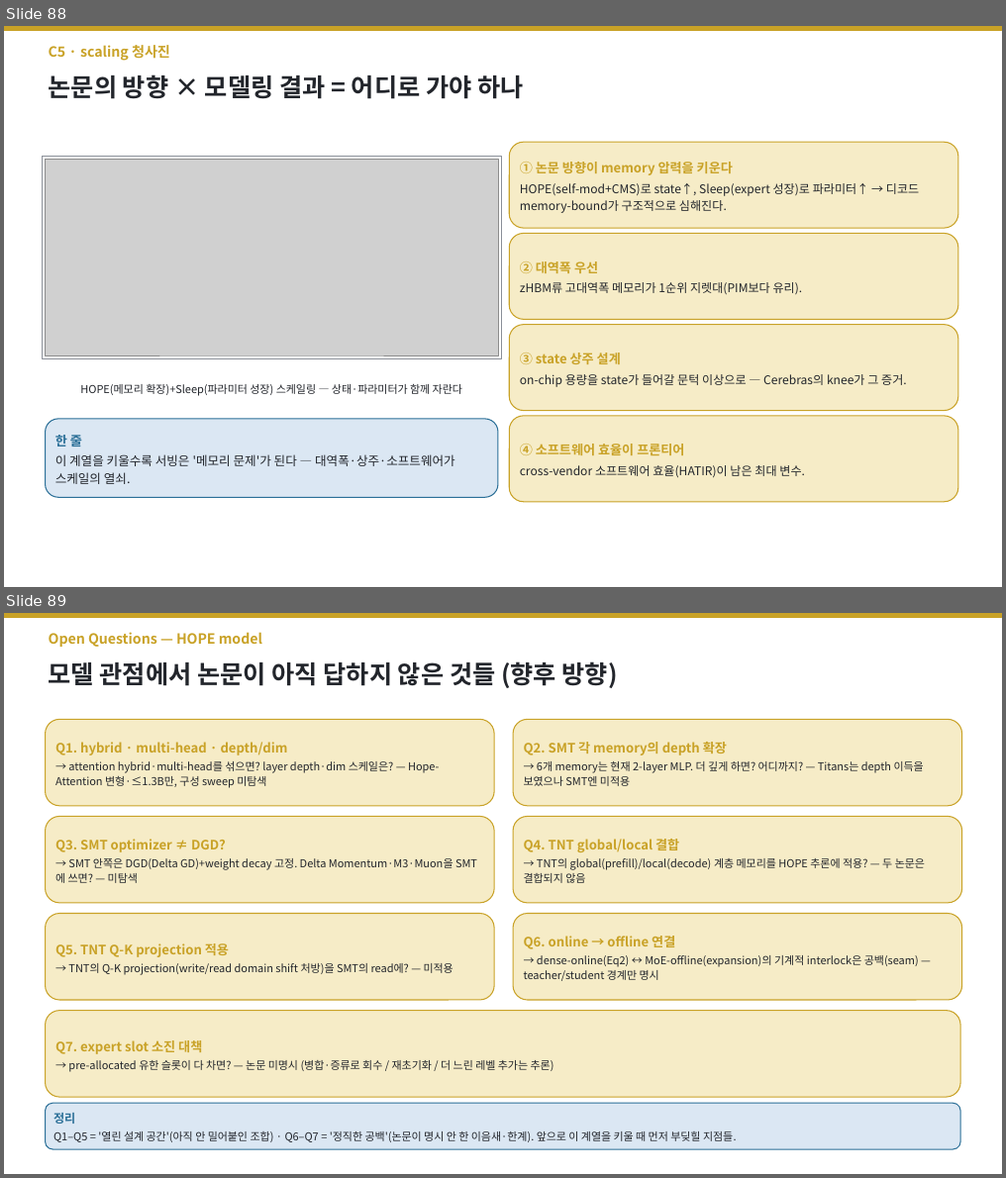
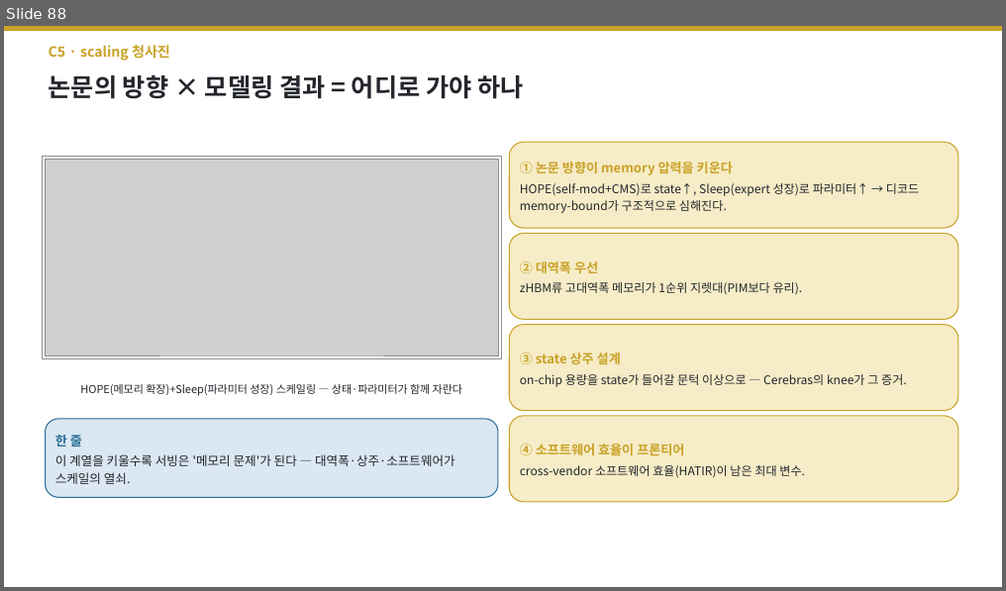
Before and after one commit to jimmylegendary/neural-memory-study, a slide deck: seminar/TTT-seminar.pptx. Shown one above the other, each under a label of ours: slides 88 and 89 before the commit, slide 88 after it. The pictures are 1006x1178 and 1006x591 pixels, drawn with LibreOffice and Linux fonts; fonts in the diff are those of the drawing; grey boxes stand for pictures. Boxes give left, top, right and bottom in pixels: in the first picture for what was removed or moved away, otherwise in the second. Text is boxed around its words. In the diff, an @@ line names an element or a change of style, - is before the commit and + after.

```diff
--- a/seminar/TTT-seminar.pptx
+++ b/seminar/TTT-seminar.pptx
@@ slide 89 removed at [4, 613, 1002, 1174], background #FFFFFF @@
@@ rectangle removed at [4, 613, 1002, 618] @@
@@ text removed at [49, 632, 262, 647] @@
-Open Questions — HOPE model
@@ text removed at [49, 662, 618, 688] @@
-모델 관점에서 논문이 아직 답하지 않은 것들 (향후 방향)
@@ rounded rectangle removed at [46, 719, 494, 806] @@
-Q1. hybrid · multi-head · depth/dim
-→ attention hybrid·multi-head를 섞으면? layer depth·dim 스케일은? — Hope-Attention 변형·≤1.3B만, 구성 sweep 미탐색
@@ rounded rectangle removed at [513, 719, 962, 806] @@
-Q2. SMT 각 memory의 depth 확장
-→ 6개 memory는 현재 2-layer MLP. 더 깊게 하면? 어디까지? — Titans는 depth 이득을 보였으나 SMT엔 미적용
@@ rounded rectangle removed at [46, 817, 494, 903] @@
-Q3. SMT optimizer ≠ DGD?
-→ SMT 안쪽은 DGD(Delta GD)+weight decay 고정. Delta Momentum·M3·Muon을 SMT에 쓰면? — 미탐색
@@ rounded rectangle removed at [513, 817, 962, 903] @@
-Q4. TNT global/local 결합
-→ TNT의 global(prefill)/local(decode) 계층 메모리를 HOPE 추론에 적용? — 두 논문은 결합되지 않음
@@ rounded rectangle removed at [46, 913, 494, 1000] @@
-Q5. TNT Q-K projection 적용
-→ TNT의 Q-K projection(write/read domain shift 처방)을 SMT의 read에? — 미적용
@@ rounded rectangle removed at [513, 913, 962, 1000] @@
-Q6. online → offline 연결
-→ dense-online(Eq2) ↔ MoE-offline(expansion)의 기계적 interlock은 공백(seam) — teacher/student 경계만 명시
@@ rounded rectangle removed at [46, 1011, 960, 1097] @@
-Q7. expert slot 소진 대책
-→ pre-allocated 유한 슬롯이 다 차면? — 논문 미명시 (병합·증류로 회수 / 재초기화 / 더 느린 레벨 추가는 추론)
@@ rounded rectangle removed at [46, 1103, 960, 1150] @@
-정리
-Q1–Q5 = '열린 설계 공간'(아직 안 밀어붙인 조합) · Q6–Q7 = '정직한 공백'(논문이 명시 안 한 이음새·한계). 앞으로 이 계열을 키울 때 먼저 부딪힐 지점들.
```
Also in this commit, not shown: 2 slides added, 6 other files.
